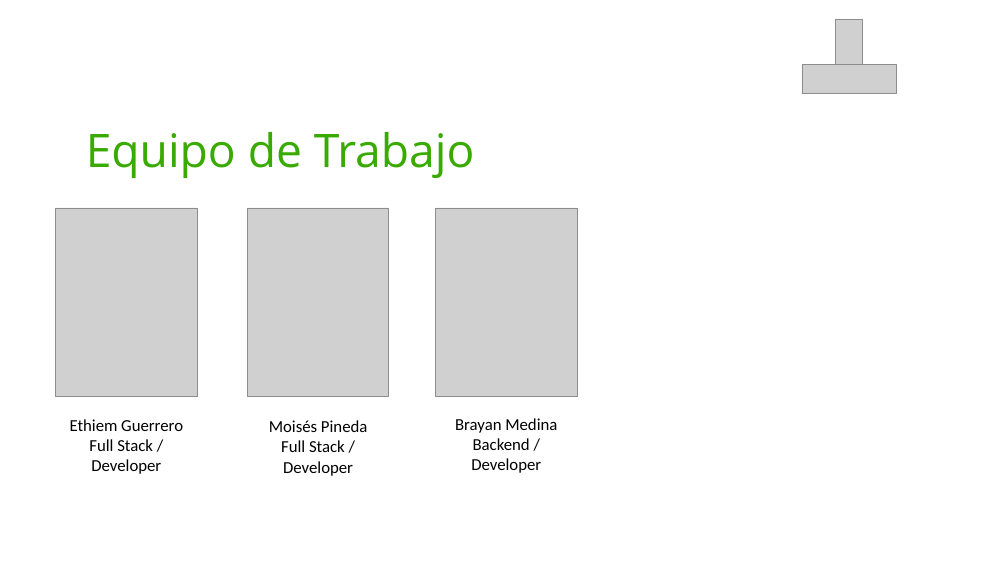
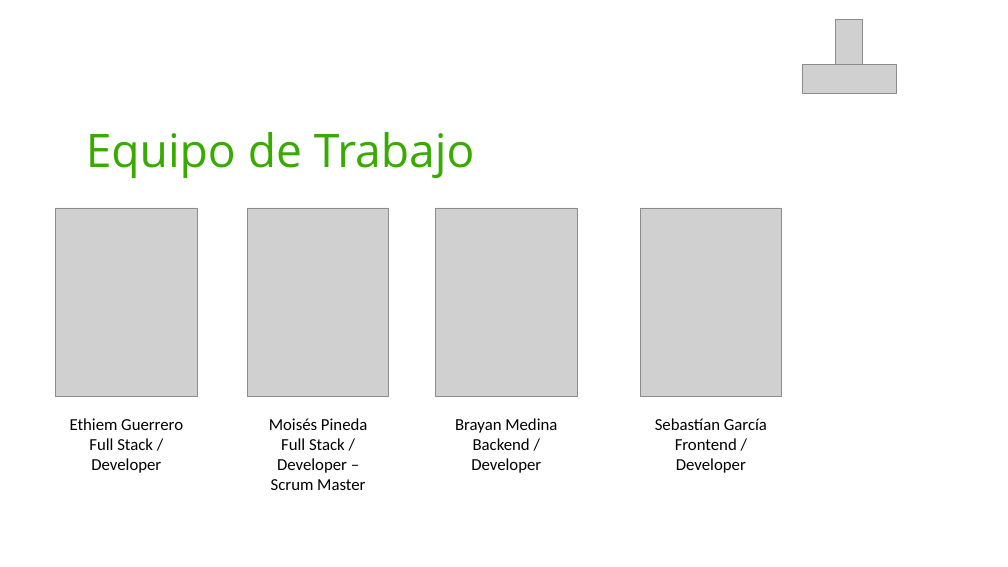
Before and after one commit to moises-ph/Nodens-documentacion, a slide deck: slide 2 of Presentaciones del proyecto/Presentación de Proyecto Pitch1.pptx. Drawn at 1008x567 pixels with LibreOffice and Linux fonts; fonts in the diff are those of the drawing; grey boxes stand for pictures; background and template pictures are left out. Boxes give left, top, right and bottom in pixels: in the first picture for what was removed or moved away, otherwise in the second. Text is boxed around its words. In the diff, an @@ line names an element or a change of style, - is before the commit and + after.

Commit message:
Sebastian añadido a la presentacion

```diff
--- a/Presentaciones del proyecto/Presentación de Proyecto Pitch1.pptx
+++ b/Presentaciones del proyecto/Presentación de Proyecto Pitch1.pptx
@@ picture added at (640,208,782,396) @@
@@ text added at (655,418,767,473), 16 pt, text #000000 @@
+Sebastían García
+Frontend / Developer
@@ text at (271,438,365,490): text changed @@
-Full Stack / Developer
+Full Stack / Developer – Scrum Master
```
